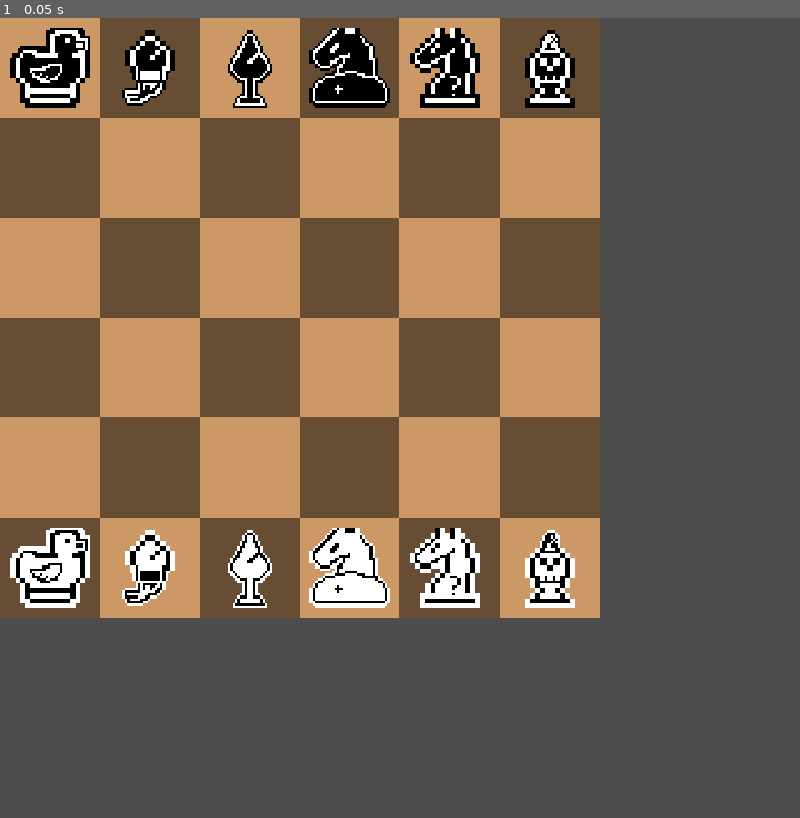
Above: before the commit, frame 1.
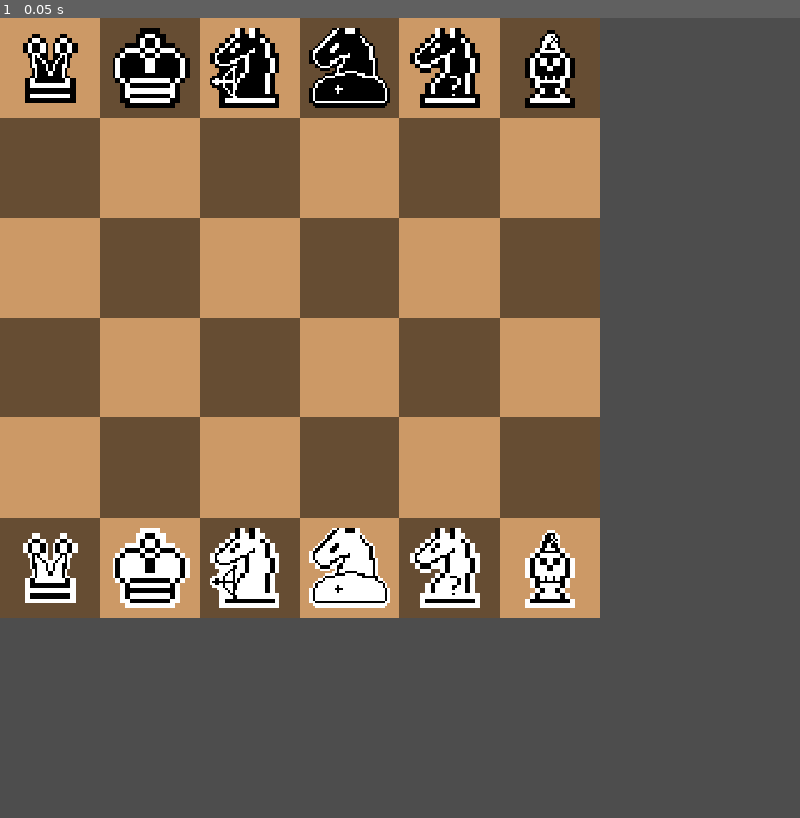
Above: after the commit, the same moment.

Repository: Wyadox/TurnBasedLite
Game: Godot game, scene res://scenes/game.tscn
The game is run twice, just before and just after one commit, with the same random seed, the same clock (stepped at 60 frames per second) and the same inputs.
Inputs:
- Up to frame 1 (0.05 s): no input

The runs differ from the first frame. In frame 1, 3.3% of the frame differs, in the area x 1-35%, y 1-74%.

Commit message:
Fixed Pawn Sprite

Diff:
--- a/chess-game/scripts/globals.gd
+++ b/chess-game/scripts/globals.gd
@@ -37,7 +37,7 @@
 		PIECE_TYPES.BISHOP: Vector2i(0, 2),
 		PIECE_TYPES.QUEEN: Vector2i(0, 4),
 		PIECE_TYPES.KING: Vector2i(0, 0),
-		PIECE_TYPES.PAWN: Vector2i(0, 5),
+		PIECE_TYPES.PAWN: Vector2i(0, 1),
 		PIECE_TYPES.HORSE_ARCHER: Vector2i(0, 14),
 		PIECE_TYPES.ARCHBISHOP: Vector2i(0, 11),
 		PIECE_TYPES.MITOSIS_PAWN: Vector2i(0, 6),
@@ -57,7 +57,7 @@
 		PIECE_TYPES.BISHOP: Vector2i(1, 2),
 		PIECE_TYPES.QUEEN: Vector2i(1, 4),
 		PIECE_TYPES.KING: Vector2i(1, 0),
-		PIECE_TYPES.PAWN: Vector2i(1, 5),
+		PIECE_TYPES.PAWN: Vector2i(1, 1),
 		PIECE_TYPES.HORSE_ARCHER: Vector2i(1, 14),
 		PIECE_TYPES.ARCHBISHOP: Vector2i(1, 11),
 		PIECE_TYPES.MITOSIS_PAWN: Vector2i(1, 6),
@@ -74,9 +74,9 @@
 }
 
 const INITIAL_PIECE_SET_SINGLE = [
-	[PIECE_TYPES.PAWN, 0, 0],
-	[PIECE_TYPES.ACROBISHOP, 1, 0],
-	[PIECE_TYPES.JOUSTING_BISHOP, 2, 0],
+	[PIECE_TYPES.MITOSIS_PAWN, 0, 0],
+	[PIECE_TYPES.KING, 1, 0],
+	[PIECE_TYPES.HORSE_ARCHER, 2, 0],
 	[PIECE_TYPES.STUN_KNIGHT, 3, 0],
 	[PIECE_TYPES.TROJAN_HORSE, 4, 0],
 	[PIECE_TYPES.EXPLODING_BISHOP, 5, 0]
